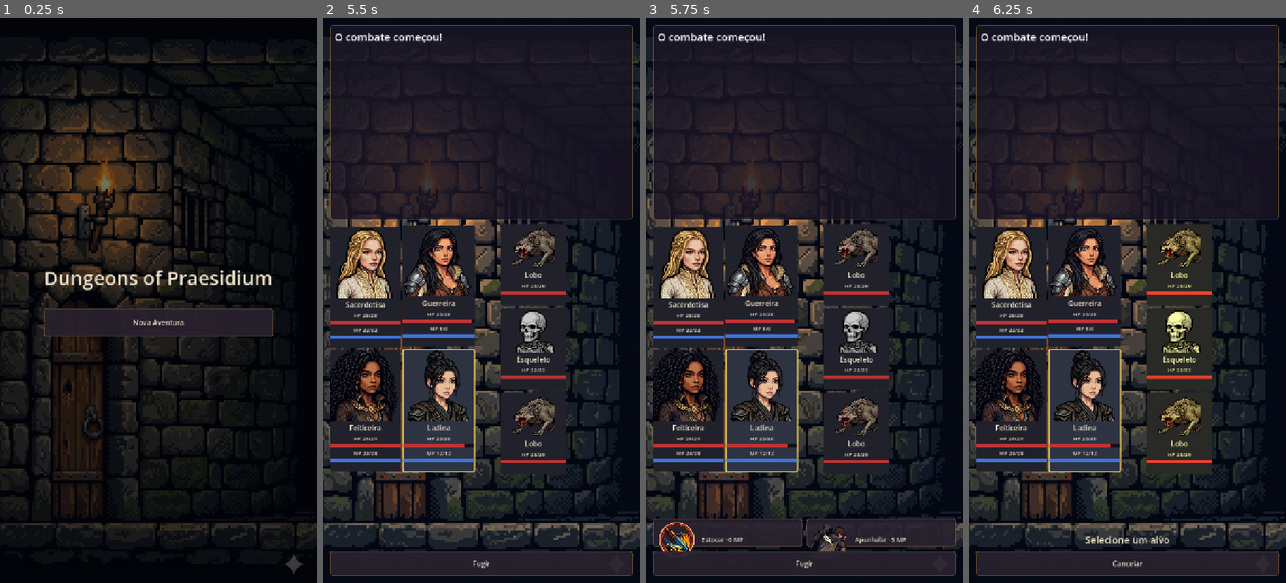
Above: before the commit, frames 1-4 (left to right).
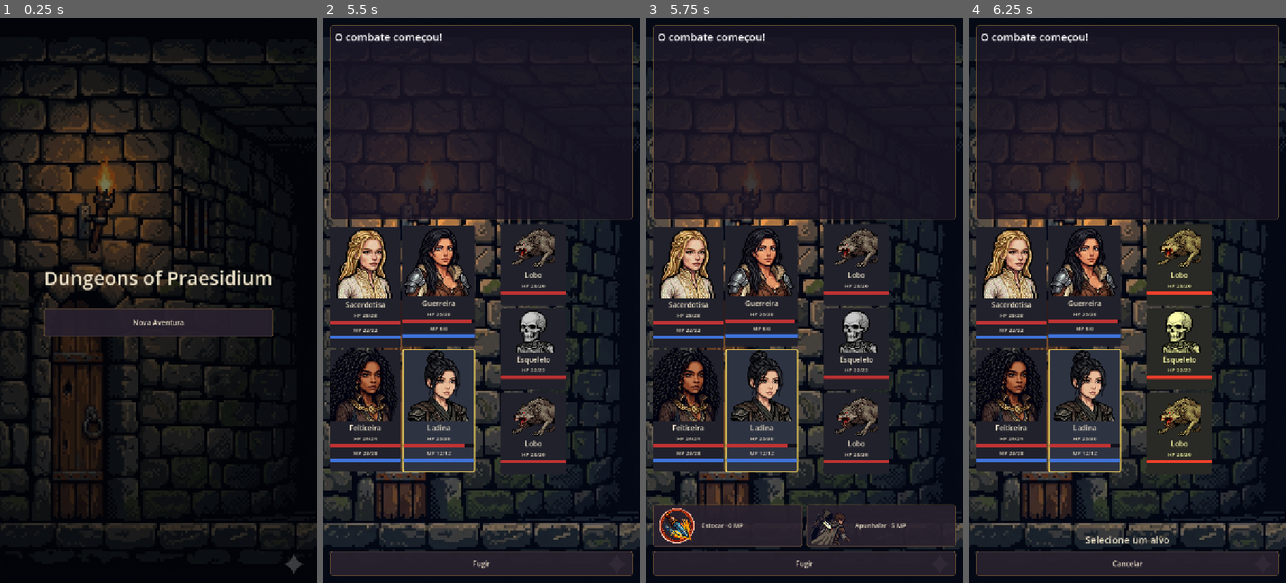
Above: after the commit, the same moments.

Repository: RoxtonRD/dungeon-rpg
Game: Godot game, scene res://scenes/main.tscn
The game is run twice, just before and just after one commit, with the same random seed, the same clock (stepped at 60 frames per second) and the same inputs.
Inputs (mouse positions are in pixels of both pictures, inside the frame that each line leads up to):
- Up to frame 1 (0.25 s): no input
- Up to frame 2 (5.5 s): click "Nova Aventura" at 0.5 s; click "Combate" at 1.25 s; click "Personagens" at 2 s; click "Loja" at 2.75 s; click "Formação" at 3.5 s; click "Continuar" at 4.25 s; click "Combate" at 5 s
- Up to frame 3 (5.75 s): no input
- Up to frame 4 (6.25 s): click (1051, 532) at 5.77 s

Frames 1-2 are identical in both runs. In frame 3, 2.4% of the frame differs, in the area x 2-98%, y 86-95%; in frame 4, nothing differs.

Commit message:
polish(ui): bigger formation hero cards + combat skill button tweaks
Formation: Frente/Tras panels and hero cards now expand to fill the screen; portraits 56->110px, three-line labels (name / HP / row) with autowrap so the row indicator no longer clips. Combat: taller skill buttons (96px) with larger icons, dimmed when MP is insufficient.

Co-Authored-By: Claude Opus 4.8 <noreply@anthropic.com>

Diff:
--- a/scripts/combat/combat_screen.gd
+++ b/scripts/combat/combat_screen.gd
@@ -224,7 +224,7 @@
 		if hero.level < skill.unlock_level:
 			continue
 		var btn := Button.new()
-		btn.custom_minimum_size = Vector2(0, 64)
+		btn.custom_minimum_size = Vector2(0, 96)
 		btn.size_flags_horizontal = Control.SIZE_EXPAND_FILL
 		btn.disabled = hero.mp < skill.mp_cost
 		btn.pressed.connect(_on_skill_pressed.bind(skill))
@@ -238,7 +238,11 @@
 		hbox.add_theme_constant_override("separation", 8)
 		hbox.mouse_filter = Control.MOUSE_FILTER_IGNORE
 		btn.add_child(hbox)
-		hbox.add_child(_make_icon(skill.icon_or_null(), 56))
+
+		if hero.mp < skill.mp_cost:
+			hbox.add_child(_make_icon(skill.icon_or_null(), 96,0.25))
+		else:
+			hbox.add_child(_make_icon(skill.icon_or_null(), 96,1.0))
 
 		var label := Label.new()
 		label.text = _label_for_skill(hero, skill)
@@ -270,7 +274,8 @@
 
 ## Returns a square icon Control: a TextureRect when `tex` is non-null, else a
 ## small neutral ColorRect placeholder. mouse_filter set to IGNORE.
-func _make_icon(tex: Texture2D, size: int = 64) -> Control:
+func _make_icon(tex: Texture2D, size: int = 64, alpha: float = 1) -> Control:
+
 	if tex != null:
 		var rect := TextureRect.new()
 		rect.texture = tex
@@ -278,6 +283,7 @@
 		rect.stretch_mode = TextureRect.STRETCH_KEEP_ASPECT_CENTERED
 		rect.size_flags_vertical = Control.SIZE_SHRINK_CENTER
 		rect.mouse_filter = Control.MOUSE_FILTER_IGNORE
+		rect.self_modulate.a = alpha
 		return rect
 	var bg := ColorRect.new()
 	bg.color = Color(0.25, 0.25, 0.32)
--- a/scripts/formation/formation_screen.gd
+++ b/scripts/formation/formation_screen.gd
@@ -36,17 +36,19 @@
 
 func _make_hero_button(hero: Hero) -> Button:
 	var btn := Button.new()
-	btn.custom_minimum_size = Vector2(0, 84)
+	btn.custom_minimum_size = Vector2(0, 150)
 	btn.size_flags_horizontal = Control.SIZE_EXPAND_FILL
+	btn.size_flags_vertical = Control.SIZE_EXPAND_FILL
 	btn.pressed.connect(_on_hero_pressed.bind(hero))
 
 	# Portrait + text laid over the button. Inner controls ignore the mouse so
 	# the whole button stays clickable.
 	var hbox := HBoxContainer.new()
 	hbox.set_anchors_and_offsets_preset(Control.PRESET_FULL_RECT)
-	hbox.offset_left = 10
-	hbox.offset_right = -10
-	hbox.add_theme_constant_override("separation", 10)
+	hbox.offset_left = 12
+	hbox.offset_right = -12
+	hbox.add_theme_constant_override("separation", 12)
+	hbox.alignment = BoxContainer.ALIGNMENT_CENTER
 	hbox.mouse_filter = Control.MOUSE_FILTER_IGNORE
 	btn.add_child(hbox)
 
@@ -57,8 +59,10 @@
 	label.mouse_filter = Control.MOUSE_FILTER_IGNORE
 	label.size_flags_horizontal = Control.SIZE_EXPAND_FILL
 	label.vertical_alignment = VERTICAL_ALIGNMENT_CENTER
+	# Autowrap so the row indicator never clips, regardless of column width.
+	label.autowrap_mode = TextServer.AUTOWRAP_WORD_SMART
 	var row_indicator := "→ Trás" if hero.row == 0 else "→ Frente"
-	label.text = "%s\n%d/%d HP   %s" % [
+	label.text = "%s\n%d/%d HP\n%s" % [
 		hero.class_data.display_name, hero.hp, hero.max_hp(), row_indicator
 	]
 	hbox.add_child(label)
@@ -66,10 +70,10 @@
 	return btn
 
 
-## Builds a 56x56 portrait control: the class Texture2D if one is assigned,
+## Builds a square portrait control: the class Texture2D if one is assigned,
 ## otherwise a colour placeholder tinted per class (shared with combat panels).
 func _make_portrait(hero: Hero) -> Control:
-	var portrait_size := Vector2(56, 56)
+	var portrait_size := Vector2(110, 110)
 	if hero.class_data.portrait != null:
 		var tex := TextureRect.new()
 		tex.custom_minimum_size = portrait_size
--- a/scripts/formation/formation_screen.tscn
+++ b/scripts/formation/formation_screen.tscn
@@ -46,12 +46,13 @@
 
 [node name="GridRow" type="HBoxContainer" parent="VBox"]
 layout_mode = 2
+size_flags_vertical = 3
 theme_override_constants/separation = 12
 
 [node name="FrontPanel" type="PanelContainer" parent="VBox/GridRow"]
 layout_mode = 2
 size_flags_horizontal = 3
-size_flags_vertical = 0
+size_flags_vertical = 3
 
 [node name="FrontColumn" type="VBoxContainer" parent="VBox/GridRow/FrontPanel"]
 unique_name_in_owner = true
@@ -67,12 +68,13 @@
 [node name="FrontSlots" type="VBoxContainer" parent="VBox/GridRow/FrontPanel/FrontColumn"]
 unique_name_in_owner = true
 layout_mode = 2
+size_flags_vertical = 3
 theme_override_constants/separation = 8
 
 [node name="BackPanel" type="PanelContainer" parent="VBox/GridRow"]
 layout_mode = 2
 size_flags_horizontal = 3
-size_flags_vertical = 0
+size_flags_vertical = 3
 
 [node name="BackColumn" type="VBoxContainer" parent="VBox/GridRow/BackPanel"]
 unique_name_in_owner = true
@@ -88,11 +90,8 @@
 [node name="BackSlots" type="VBoxContainer" parent="VBox/GridRow/BackPanel/BackColumn"]
 unique_name_in_owner = true
 layout_mode = 2
+size_flags_vertical = 3
 theme_override_constants/separation = 8
-
-[node name="Spacer" type="Control" parent="VBox"]
-layout_mode = 2
-size_flags_vertical = 3
 
 [node name="ConfirmButton" type="Button" parent="VBox"]
 unique_name_in_owner = true
